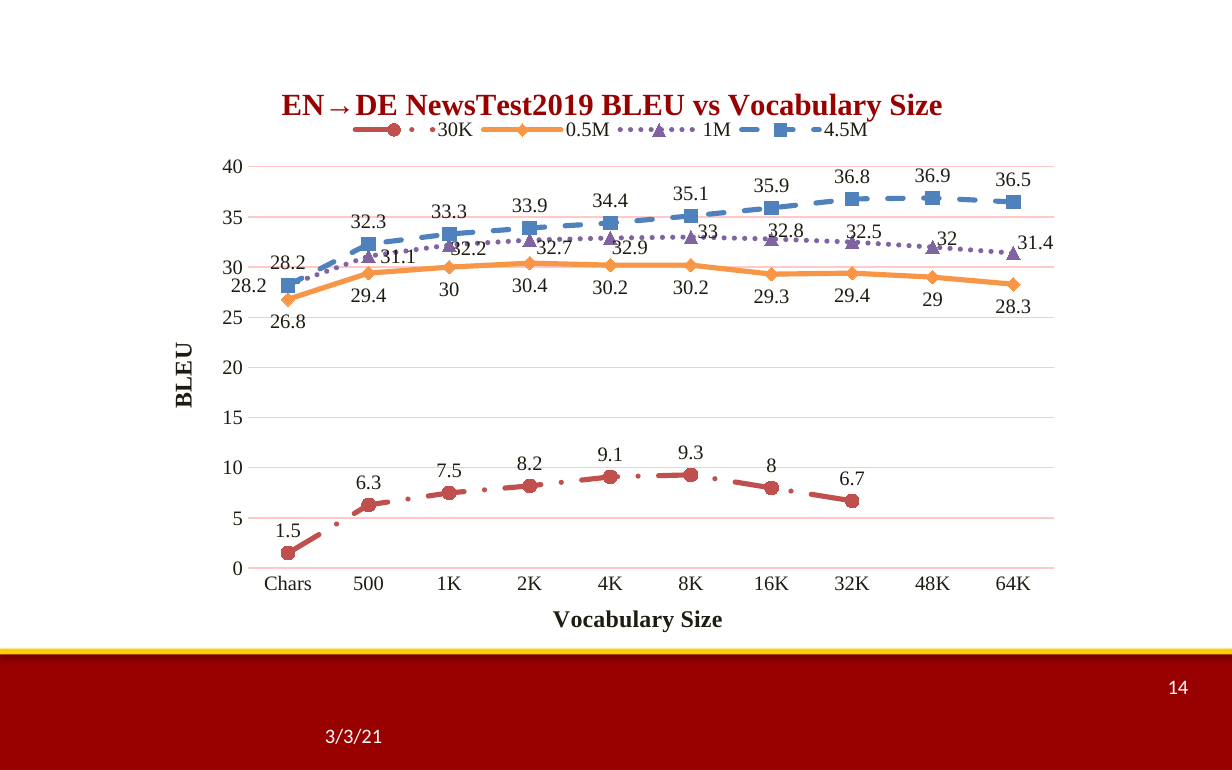
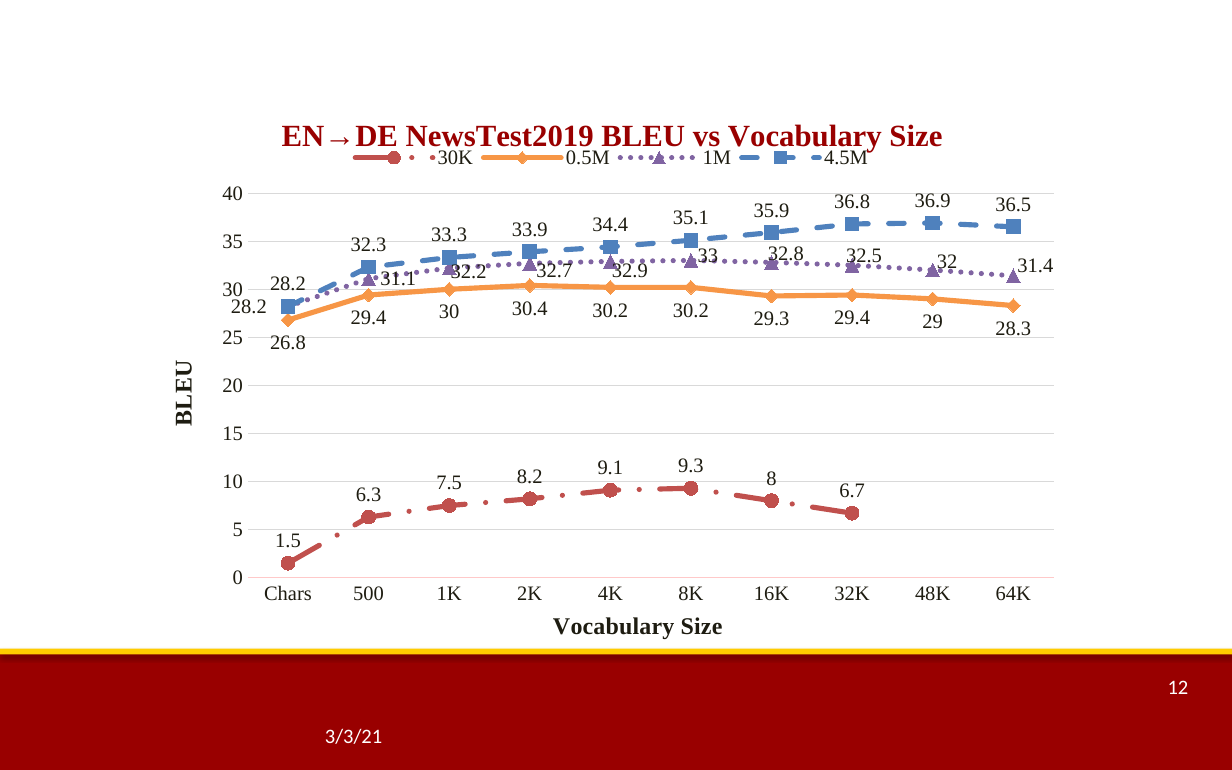
Before and after one commit to thammegowda/phd, a slide deck: slide 12 of quals-ppt/rev2-NMT-with-Imbalanced-Classes.pptx (slide 14 before the commit). Drawn at 1232x770 pixels with LibreOffice and Linux fonts; fonts in the diff are those of the drawing; background and template pictures are left out. Boxes give left, top, right and bottom in pixels: in the first picture for what was removed or moved away, otherwise in the second. Text is boxed around its words. In the diff, an @@ line names an element or a change of style, - is before the commit and + after.

```diff
--- a/quals-ppt/rev2-NMT-with-Imbalanced-Classes.pptx
+++ b/quals-ppt/rev2-NMT-with-Imbalanced-Classes.pptx
@@ line chart at (154, 92, 1078, 647) @@
@@ value axis changed @@
@@ line chart: place and size @@
-line chart at (154, 62, 1078, 641)
+line chart at (154, 92, 1078, 647)
@@ page number at (1168, 680, 1189, 694): text changed @@
-14
+12
```
Also in this commit, not shown: 21 other slides changed, 3 slides added, 2 slides removed, 3 other files.
